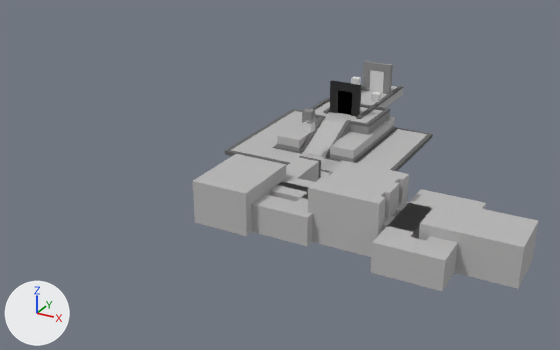
The Blender file Working/temple.blend: old version first, new version second.
Rendered twice from a 50 mm camera at (75.0, -120.3, 69.5) aimed at (-3.8, 23.1, -2.2). Arrows for +X, +Y and +Z are at lower left; the lights stay in place.

In view in the first picture: 'Bend1', 'Bend2', 'ChoiceRoom', 'DoorFrame', 'Foyer', 'JCorridorL2', 'JCorridorL3', 'Layer2Platform', 'Portal', 'PortalFrameL0', 'Pyramid', 'TrophyRoom'.
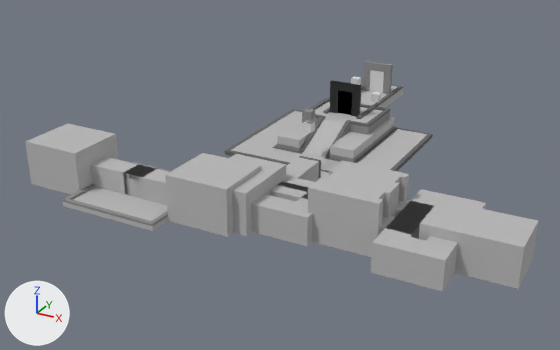
What differs and where, as boxes (x1, y1, x2, y2) in the pictures (560 x 350 px):
'ChoiceRoom', reshaped: before (270, 160, 432, 257); after (270, 160, 434, 257)
'Plane.001', added: after (123, 153, 261, 237)
'Plane', added: after (25, 124, 155, 198)
'4WayRoom3', added: after (63, 162, 171, 231)
    faces in mat_stone (grey #bbbaba): (63, 187, 168, 231)
    faces in mat_greystone (grey #8f8f8f): (63, 162, 171, 226)
'4WayFrame', added: after (123, 166, 153, 195)
part 1 of me_plane_012, built on: before (316, 163, 432, 238); after (316, 163, 434, 238)

Diff of the bpy script that builds the scene:
```diff
--- a/Working/temple.blend.py
+++ b/Working/temple.blend.py
@@ me_plane_012 @@
 # used by ob_choiceroom; location = (8.0, 3.0, 0.0)
-me_plane_012.from_pydata(...)  # 390 vertices, 358 faces; spans x -2.0..29.0, y -7.0..8.0, z -1.0..10.0
+me_plane_012.from_pydata(...)  # 538 vertices, 498 faces; spans x -2.0..29.0, y -7.0..8.0, z -1.0..10.0
+# me_plane_012 part 1
+# 35 vertices are removed from x 10.0..29.0, y -4.0..5.0, z -1.0..10.0
+# 153 faces are deleted
+# 1 vertex moves from x 25.0, y 5.0, z 5.0 to x 26.0, y 6.0, z 5.0
+# 45 new vertices lie (0.0, 1.0, 0.0) away from vertices in x 10.0..29.0, y -4.0..6.0, z -1.0..10.0
+# 44 new vertices lie (-1.0, 0.0, 0.0) away from vertices in x 22.0..29.0, y -6.0..7.0, z -1.0..9.0
+# 38 new vertices lie (1.0, 0.0, 0.0) away from vertices in x 10.0..25.0, y -6.0..7.0, z -1.0..9.0
+# 22 new vertices lie (0.0, -1.0, 0.0) away from vertices in x 10.0..29.0, y -5.0, z -1.0..10.0
+# 11 new vertices lie (0.0, 0.0, 1.0) away from vertices in x 23.0..28.0, y -6.0..7.0, z -1.0
+# 11 new vertices lie (0.0, 0.0, 4.0) away from vertices in x 23.0..28.0, y -6.0..7.0, z 0.0
+# 6 new vertices lie (0.0, -0.7, 0.0) away from vertices in x 9.0..10.0, y -2.0, z -1.0..10.0
+# 6 new vertices lie (0.0, 0.7, 0.0) away from vertices in x 9.0..10.0, y -4.0, z -1.0..10.0
+# 243 new faces join them, mat_stone (grey #bbbaba)
+# 50 new faces join them, mat_greystone (grey #8f8f8f)
 me_plane_012.materials.append(mat_stone)
+me_plane_012.materials.append(mat_greystone)  # grey #8f8f8f
@@ me_cube_008 @@
+me_cube_008.from_pydata(...)  # 48 vertices, 46 faces; spans x -2.5..2.5, y -2.5..2.5, z 0.0..5.0
+# faces by material slot: [34, 12]
+me_cube_008.materials.append(mat_stone)  # grey #bbbaba
+me_cube_008.materials.append(mat_greystone)  # grey #8f8f8f
@@ me_plane_010 @@
+me_plane_010.from_pydata(...)  # 402 vertices, 382 faces; spans x -27.5..0.5, y -6.5..6.5, z -1.0..9.0
+# faces by material slot: [349, 33]
+me_plane_010.materials.append(mat_stone)  # grey #bbbaba
+me_plane_010.materials.append(mat_greystone)  # grey #8f8f8f
@@ me_plane_015 @@
+me_plane_015.from_pydata(...)  # 402 vertices, 386 faces; spans x -27.5..0.5, y -6.5..6.5, z -1.0..9.0
+# faces by material slot: [353, 33]
+me_plane_015.materials.append(mat_stone)  # grey #bbbaba
+me_plane_015.materials.append(mat_greystone)  # grey #8f8f8f
@@ me_plane_018 @@
+me_plane_018.from_pydata(...)  # 48 vertices, 46 faces; spans x -11.5..11.5, y -11.5..11.5, z -1.0..0.5
+# faces by material slot: [22, 24]
+me_plane_018.materials.append(mat_stone)  # grey #bbbaba
+me_plane_018.materials.append(mat_greystone)  # grey #8f8f8f
@@ me_cube_009 @@
+me_cube_009.from_pydata(...)  # 60 vertices, 58 faces; spans x -2.5..2.5, y -2.5..2.5, z 0.0..5.0
+# faces by material slot: [45, 13]
+me_cube_009.materials.append(mat_stone)  # grey #bbbaba
+me_cube_009.materials.append(mat_greystone)  # grey #8f8f8f
@@ ob_4wayframe @@
+ob_4wayframe = bpy.data.objects.new('4WayFrame', me_cube_008)
+ob_4wayframe.location = (-22.5, -3.5, 0.0)
@@ ob_plane @@
+ob_plane = bpy.data.objects.new('Plane', me_plane_010)
+ob_plane.location = (-20.5, -3.5, 0.0)
@@ ob_plane_001 @@
+ob_plane_001 = bpy.data.objects.new('Plane.001', me_plane_015)
+ob_plane_001.location = (-24.5, -3.5, 0.0)
+ob_plane_001.rotation_euler = (0.0, 0.0, 3.142)  # degrees (0, 0, 180)
@@ ob_4wayroom3 @@
+ob_4wayroom3 = bpy.data.objects.new('4WayRoom3', me_plane_018)
+ob_4wayroom3.location = (-22.5, -3.5, 0.0)
@@ ob_4wayframel3 @@
+ob_4wayframel3 = bpy.data.objects.new('4WayFrameL3', me_cube_009)
+ob_4wayframel3.location = (-22.5, -3.5, 0.0)
```
